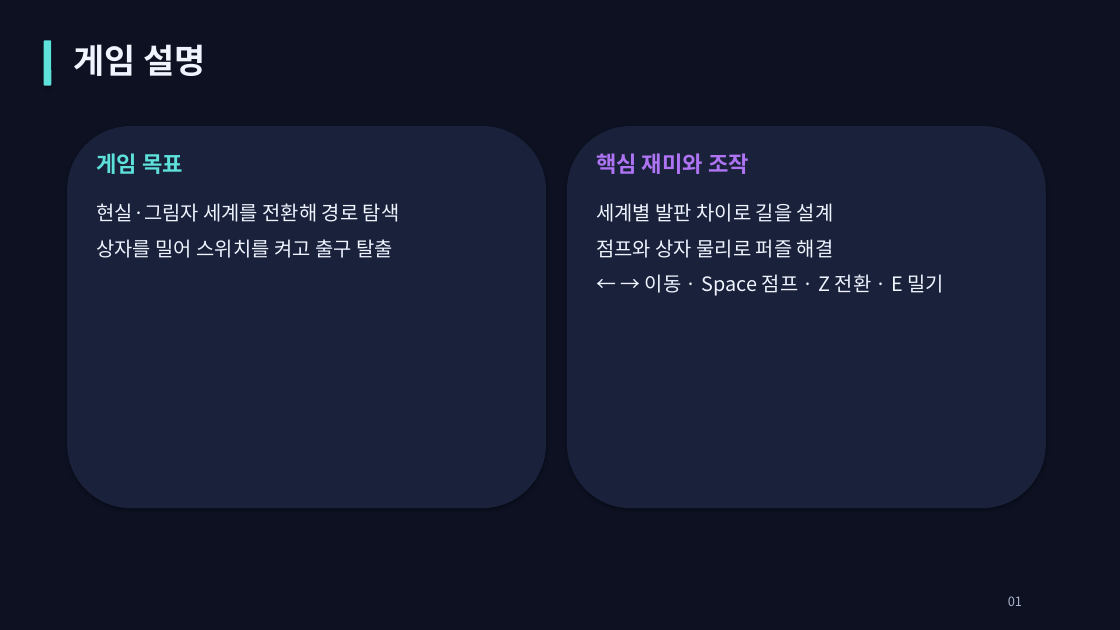
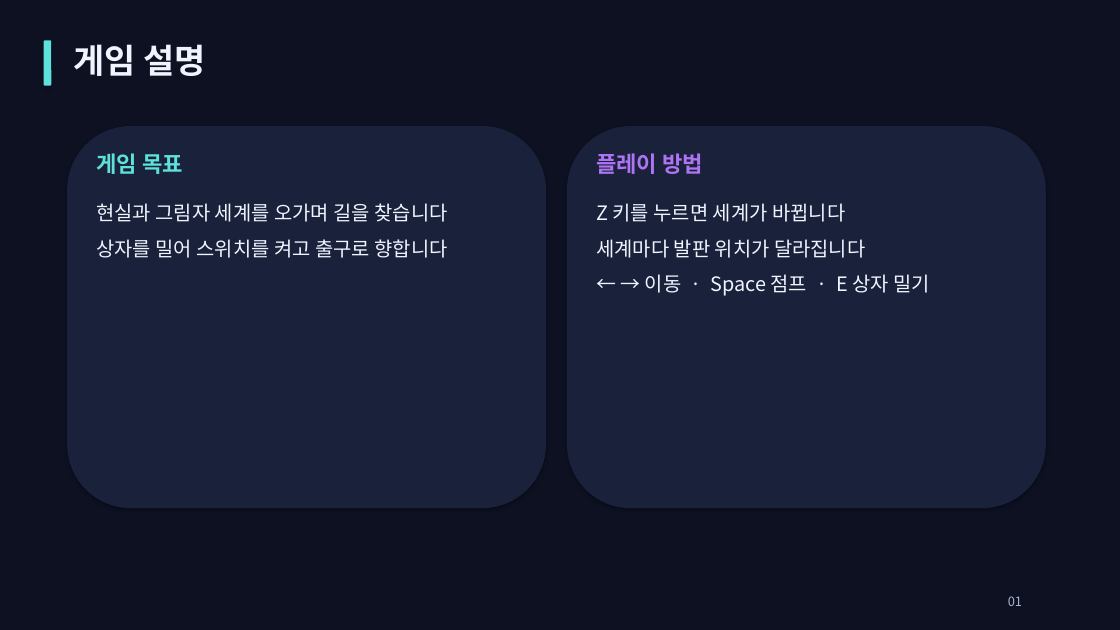
Before and after one commit to fdkdssagdaf/2DGP-2024180040, a slide deck: slide 1 of Submissions/ShadowBoundary/Shadow_Boundary_Game_Description_and_Progress.pptx. Drawn at 1120x630 pixels with LibreOffice and Linux fonts; fonts in the diff are those of the drawing. Boxes give left, top, right and bottom in pixels: in the first picture for what was removed or moved away, otherwise in the second. Text is boxed around its words. In the diff, an @@ line names an element or a change of style, - is before the commit and + after.

```diff
--- a/Submissions/ShadowBoundary/Shadow_Boundary_Game_Description_and_Progress.pptx
+++ b/Submissions/ShadowBoundary/Shadow_Boundary_Game_Description_and_Progress.pptx
@@ text at bbox=[596, 153, 703, 174]: text changed @@
-핵심 재미와 조작
+플레이 방법
@@ text at bbox=[96, 203, 447, 258]: text changed @@
-현실·그림자 세계를 전환해 경로 탐색
-상자를 밀어 스위치를 켜고 출구 탈출
+현실과 그림자 세계를 오가며 길을 찾습니다
+상자를 밀어 스위치를 켜고 출구로 향합니다
@@ text at bbox=[596, 203, 930, 296]: text changed @@
-세계별 발판 차이로 길을 설계
-점프와 상자 물리로 퍼즐 해결
-← → 이동 · Space 점프 · Z 전환 · E 밀기
+Z 키를 누르면 세계가 바뀝니다
+세계마다 발판 위치가 달라집니다
+← → 이동 · Space 점프 · E 상자 밀기
```
Also in this commit, not shown: 1 other slide changed, 4 other files.
